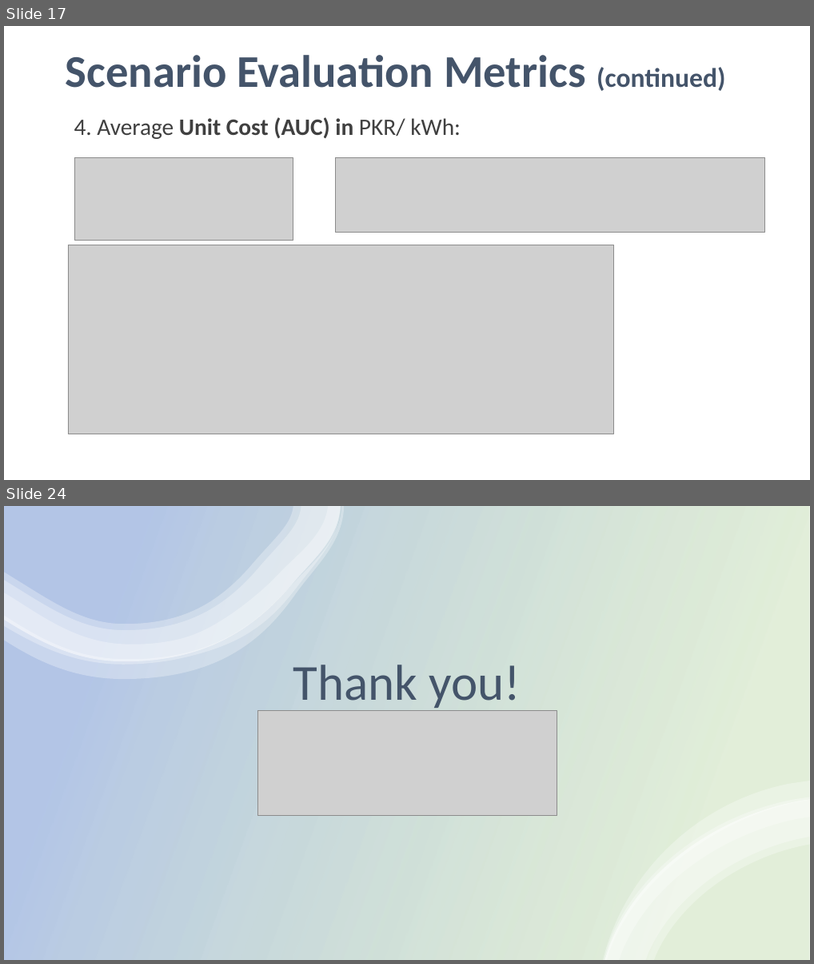
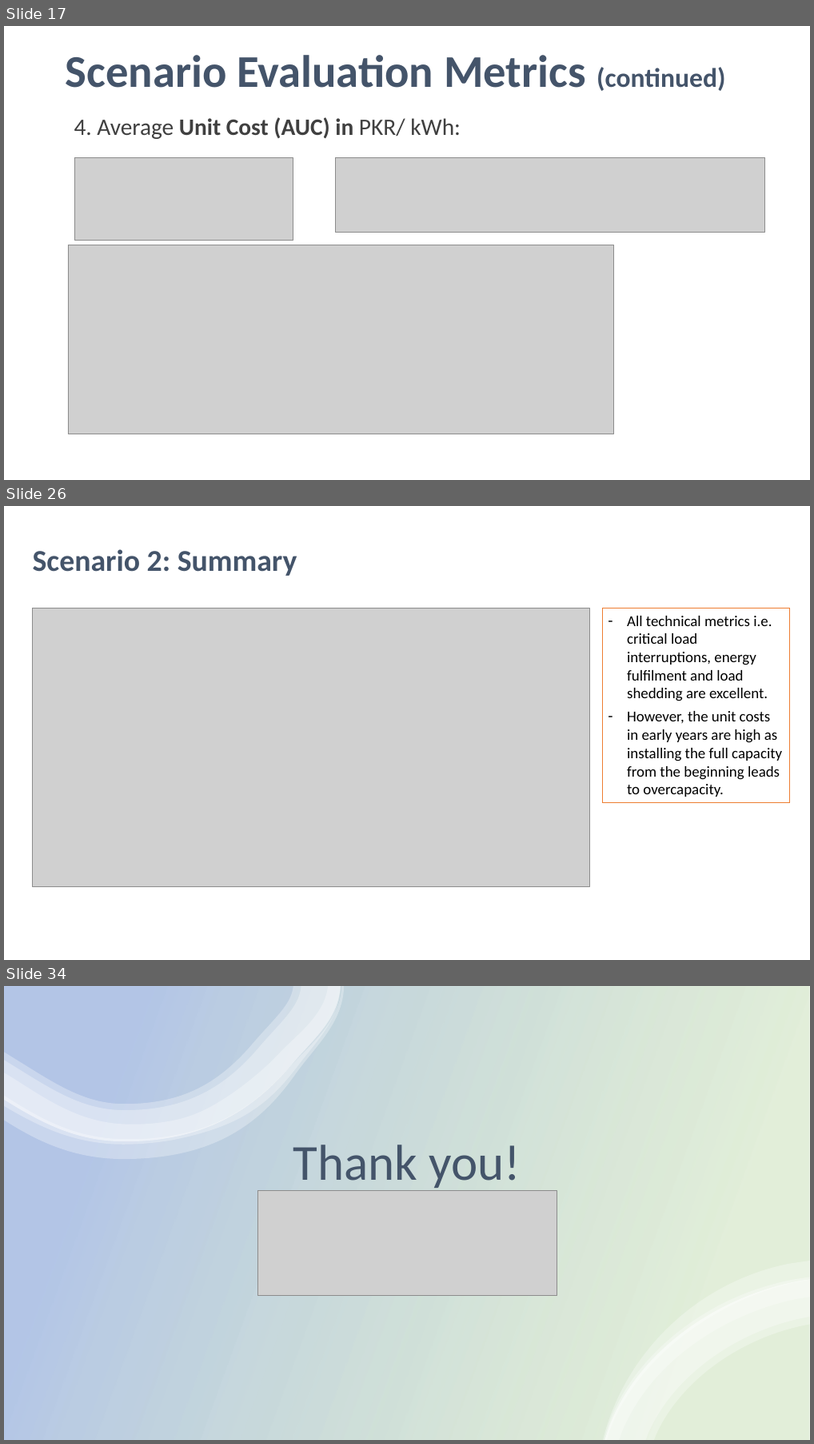
Before and after one commit to mz-mustafa/energy-mix-optimiser, a slide deck: Reporting/SECMC EEM Deck v4.0.pptx. Shown one above the other, each under a label of ours: slides 17 and 24 before the commit, slides 17, 26 and 34 after it; the slides between them are not shown. The pictures are 814x964 and 814x1444 pixels, drawn with LibreOffice and Linux fonts; fonts in the diff are those of the drawing; grey boxes stand for pictures. Boxes give left, top, right and bottom in pixels: in the first picture for what was removed or moved away, otherwise in the second. Text is boxed around its words. In the diff, an @@ line names an element or a change of style, - is before the commit and + after.

```diff
--- a/Reporting/SECMC EEM Deck v4.0.pptx
+++ b/Reporting/SECMC EEM Deck v4.0.pptx
@@ slide 26 added at [4, 506, 810, 960], background #FFFFFF @@
@@ text added at [33, 549, 298, 576], 36 pt, text #44546A, bold @@
+Scenario 2: Summary
@@ picture added at [33, 608, 590, 886] @@
@@ rectangle added at [602, 608, 790, 803], outline #ED7D31 0.75 pt, 18 pt, text #000000 @@
+– All technical metrics i.e. critical load interruptions, energy fulfilment and load shedding are excellent.
+– However, the unit costs in early years are high as installing the full capacity from the beginning leads to overcapacity.
@@ what was slide 24 is now slide 34 @@
```
Also in this commit, not shown: 7 slides changed, 10 other slides added, 1 slide removed, 8 other files.
